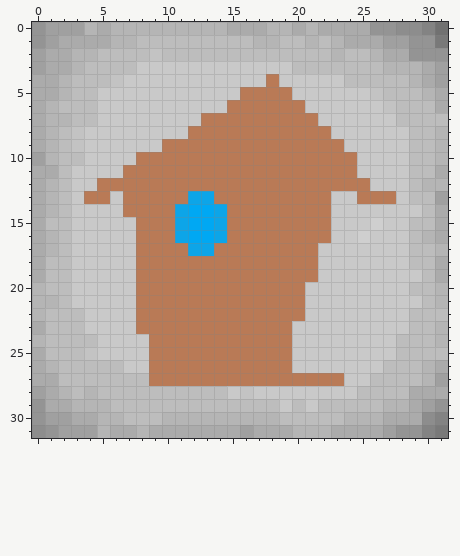
One commit to this pixel-art sprite: assets/home.png. That is the earlier state.
The file is 32x32 pixels. Colours within 5 levels of each other are drawn and written as one.
After:
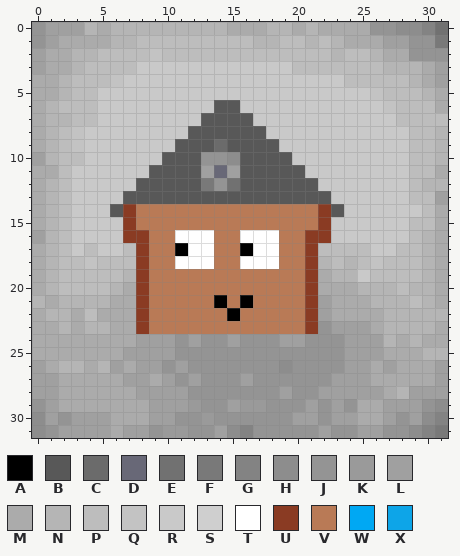
Palette (. is transparent): A #000000  B #585858  C #6b6b6b  D #686877  E #717171  F #797979  G #838383  H #8d8d8d  J #949494  K #9a9a9a  L #a0a0a0  M #ababab  N #b5b5b5  P #bdbdbd  Q #c3c3c3  R #c9c9c9  S #cfcfcf  T #ffffff  U #8a3b23  V #b97a56  W #00a8f3  X #0da5e8
Change:
y 4: x 18 V -> R
y 5: x 16..19 VVVV -> RRRR
y 6: x 14..20 RVVVVVV -> BBRRRRR
y 7: x 13..21 VVVVVVVVV -> BBBBRRRRR
y 8: x 12..22 VVVVVVVVVVV -> BBBBBBRRRRR
y 9: x 10..23 VVVVVVVVVVVVVV -> RBBBCBBBBRRRRR
y 10: x 8..24 VVVVVVVVVVVVVVVVV -> RRBBBJJHBBBBRRRRR
y 11: x 7..24 VVVVVVVVVVVVVVVVVV -> RRBBBBLDLBBBBBRRRR
y 12: x 5..25 VVVVVVVVVVVVVVVVVVVVV -> RRRBBBBBFJEBBBBBBRRRR
y 13: x 4..5 VV -> RR; x 7..22 VVVVVXXVVVVVVVVV -> BBBBBBBBBBBBBBBB; x 25..27 VVV -> RRR
y 14: x 6..7 RV -> BU; x 11..14 XWWX -> VVVV; x 22..23 VR -> UB
y 15: x 1 P -> N; x 7 R -> U; x 11..14 XWWX -> VVVV; x 22 V -> U; x 26 S -> R
y 16: x 0 M -> L; x 7..8 RV -> UU; x 11..14 XWWX -> TTTV; x 16..18 VVV -> TTT; x 21..22 VV -> UU; x 25 S -> R
y 17: x 4 R -> P; x 7..8 RV -> PU; x 11..13 VXX -> ATT; x 16..18 VVV -> ATT; x 21..25 VRRRR -> UPPPP; x 28 R -> P; x 30..31 PN -> NM
y 18: x 1 P -> N; x 3..8 RRRRRV -> PQPPPU; x 11..13 VVV -> TTT; x 16..18 VVV -> TTT; x 21..28 VRRRRRRR -> UNPNPQPP; x 30 P -> N
y 19: x 1 P -> N; x 3..8 RRRRRV -> PPPPNU; x 21..24 VRRR -> UMNN; x 26..30 RRRRP -> PPPPN
y 20: x 0..1 NP -> MN; x 3..8 RRRRRV -> PPPNMU; x 21..31 RRRRRRRRPPN -> UMMMNNNPNNM
y 21: x 1..8 NPRRRRRV -> MNNNNMMU; x 14 V -> A; x 16 V -> A; x 21..31 RRRRRRRRRPN -> ULMMMNNNPNM
y 22: x 0..8 NPPPRRRRV -> MNNMPMMMU; x 15 V -> A; x 21..31 RRRRRRRRPPP -> ULMMMMNNNNN
y 23: x 1..8 PPPRRRRV -> MNMNNMMU; x 20..31 RRRRRRRRRPPN -> VUJLLLMNNNNM
y 24: x 0..31 NPPPPRRRRVVVVVVVVVVVRRRRRRRRPPPN -> MMMMMMMMLLLJLJJLJJJLLJJJLLLNMNMM
y 25: x 1..31 PPPQRRRRVVVVVVVVVVVRRRRRRRRPPPP -> MMMMMMLLLLJJJJJJJJJJJJJLLLMMMNN
y 26: x 0..31 MNPPPPPRRVVVVVVVVVVVRRRRRRRPPPNM -> LMNNMNLMLLJLJJJJJJJHJJJJLLMLMMML
y 27: x 0..30 MMPPPPPPPVVVVVVVVVVVVVVVRRPPPPN -> LLMMMMMLLMLJLJJJLJJJJJJLLLMMMMM
y 28: x 1..31 MNPNPPPPPPPPPPRQRRRRRRRRPPPPMMM -> LMMMMMMLLLLJJJJJJJLJJLLLLLMNLLL
y 29: x 1 M -> L; x 3..31 NNNPPPPPPPPPPPPPRPRPPPPPNNMLJ -> MMMMMMLLLKJJLKKJJJLJLJMMLLLJH
y 30: x 0 J -> H; x 2..29 LMMNNPPPNNNNNNNNNPPPPPNNNMMM -> JLLLMMMLLJJKJJJJJJLLJLLMMLJL
y 31: x 5 N -> L; x 7..27 MNMMMMMMMLMMMNNNMMMML -> LLJKKJJLHGJJJJJLJJLLJ; x 29 J -> H
